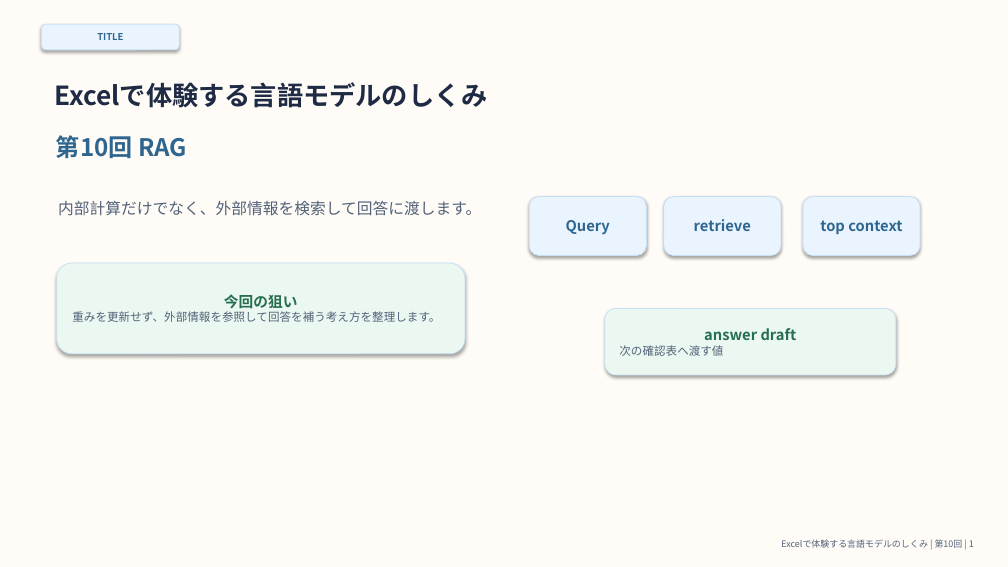
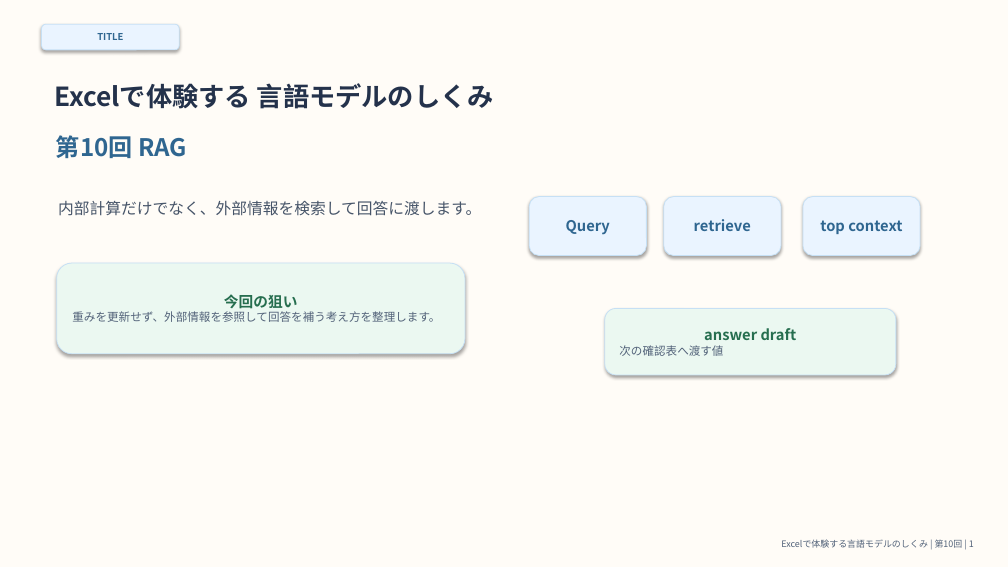
Before and after one commit to KanameShiga-dev/excel-python-mini-llm-demo, a slide deck: slide 1 of 第10回_RAG/excel_rag_slides.pptx. Drawn at 1008x567 pixels with LibreOffice and Linux fonts; fonts in the diff are those of the drawing. Boxes give left, top, right and bottom in pixels: in the first picture for what was removed or moved away, otherwise in the second. Text is boxed around its words. In the diff, an @@ line names an element or a change of style, - is before the commit and + after.

```diff
--- a/第10回_RAG/excel_rag_slides.pptx
+++ b/第10回_RAG/excel_rag_slides.pptx
@@ text at (54, 83, 494, 109): text changed; text colour #1F2A44 to #24324B @@
-Excelで体験する言語モデルのしくみ
+Excelで体験する 言語モデルのしくみ
@@ text "内部計算だけでなく、外部情報を検索して回答に渡します。" at (58, 201, 481, 216): text colour #526279 to #475569 @@
```
Also in this commit, not shown: 9 other files.
